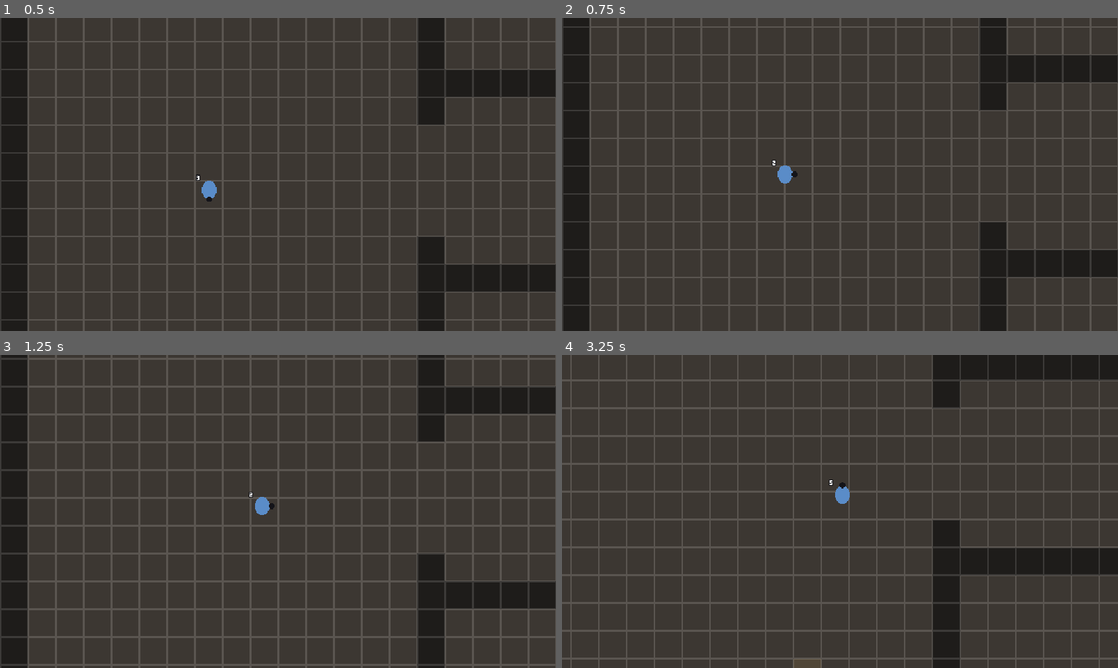
Above: before the commit, frames 1-4 (two rows, left to right).
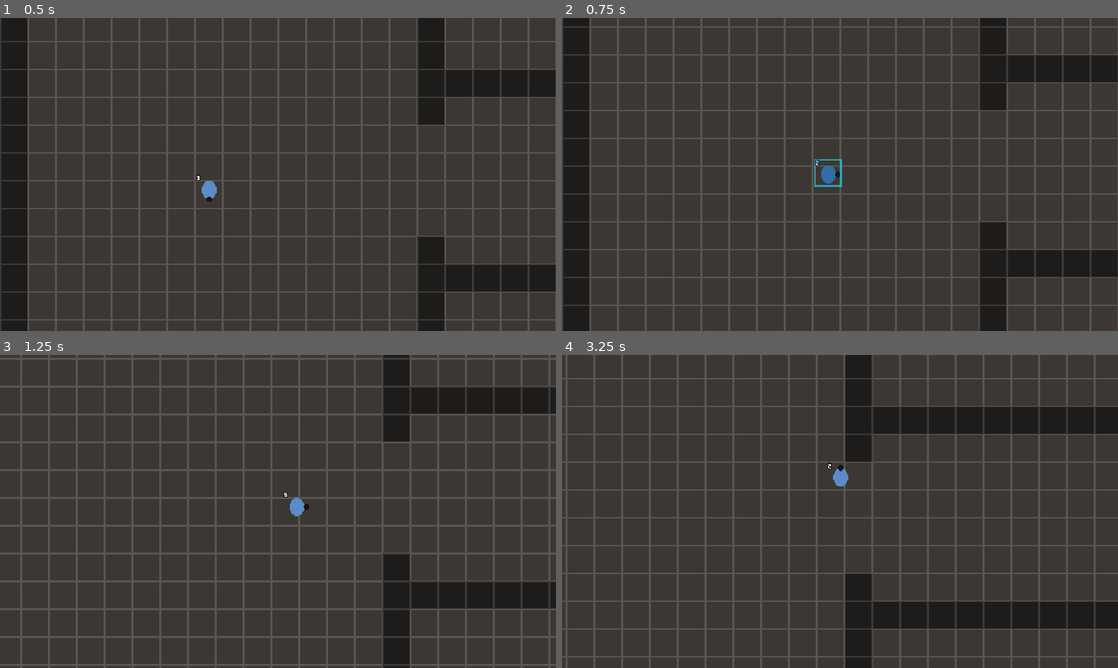
Above: after the commit, the same moments.

Repository: YasserOudabashi/mirwada
Game: Godot game, scene res://scenes/main.tscn
Two runs of this game, one before a commit and one after it. Both use one fixed random seed, a clock stepped at 60 frames per second and the inputs below.
Inputs:
- Up to frame 1 (0.5 s): no input
- Up to frame 2 (0.75 s): tap Enter at 0.5 s; hold D (move_right) from 0.53 s (still down); tap Space (schivata, bound only after the commit) at 0.6 s
- Up to frame 3 (1.25 s): keep holding D (move_right)
- Up to frame 4 (3.25 s): release D (move_right) at 1.28 s; hold S (move_down) 1.28-2.03 s; tap J (attacco) at 1.35 s; tap Space (schivata, bound only after the commit) at 1.55, 2.1, 2.85 s; hold D (move_right) 2.03-2.78 s; hold W (move_up) from 2.78 s (still down)

Frame 1 is identical in both runs. In frame 2, 0.4% of the frame differs, in the area x 37-51%, y 45-54%; in frame 3, 23%; in frame 4, 35%, in the area x 0-100%, y 0-100%.

Commit message:
US-009: schivata con frame di invulnerabilita'
animation_machine.gd: segnale finestra_cambiata (iframe / parata_perfetta).
player.gd: start_dash() condiviso con la primitiva dash; i-frame guidati da
iframe_da/a di animations.json via il segnale, indicatore visivo a tinta
ciano, cooldown anti-spam. balance.json: distanza/durata/cooldown.
hitbox.gd: settori >=180 gradi come CircleShape2D.

Verificato a schermo: dash ~99px, i-frame bloccano una hitbox da 25 danni
mentre da fermo la stessa toglie 25 hp. 1 test nuovo (65), validator 0.

Co-Authored-By: Claude Fable 5 <noreply@anthropic.com>
Claude-Session: https://claude.ai/code/session_01KxVyvnLz6ur5ZUASCnhXn9

Diff:
--- a/data/balance.json
+++ b/data/balance.json
@@ -40,6 +40,12 @@
       "angolo": 100,
       "raggio": 22
     },
-    "hitstop_ms": 70
+    "hitstop_ms": 70,
+    "schivata": {
+      "_comment": "La finestra di invulnerabilita' NON e' qui: sono i frame iframe_da/iframe_a di animations.json personaggio.dash. Qui distanza, durata e cooldown.",
+      "distanza": 96,
+      "durata": 0.18,
+      "cooldown": 0.6
+    }
   }
 }
--- a/prd.json
+++ b/prd.json
@@ -152,8 +152,8 @@
       ],
       "priority": 10,
       "fase": 1,
-      "passes": false,
-      "notes": ""
+      "passes": true,
+      "notes": "animation_machine.gd: nuovo segnale finestra_cambiata(nome,attiva) per iframe_da/a e finestra_perfetta (simmetrico a fase_cambiata). player.gd start_dash(spec): entry point condiviso input 'schivata' (Spazio/Shift) + primitiva dash. Durante il dash velocity=distanza/durata, resto del movimento bypassato; _dash_cd cooldown anti-spam. finestra_cambiata('iframe') -> hurtbox.set_invulnerabile + tinta ciano dello sprite (indicatore visivo). balance.json combattimento.schivata: distanza/durata/cooldown; la finestra i-frame resta in animations.json dash (frame 0..2). hitbox.gd: settore >=180 gradi -> CircleShape2D (il ConvexPolygonShape2D concavo veniva rifiutato). VERIFICA A SCHERMO: dash ~99px, segnale iframe + tinta ciano, re-input ignorato, cooldown non pronto subito; una hitbox nemica da 25 toglie 25 hp da fermo e 0 hp attraversandola in dash. 1 test nuovo (65 totali), validator 0."
     },
     {
       "id": "US-010",
--- a/project.godot
+++ b/project.godot
@@ -67,6 +67,12 @@
 , Object(InputEventMouseButton,"resource_local_to_scene":false,"resource_name":"","device":0,"window_id":0,"alt_pressed …(243 unchanged characters)…
 ]
 }
+schivata={
+"deadzone": 0.5,
+"events": [Object(InputEventKey,"resource_local_to_scene":false,"resource_name":"","device":0,"window_id":0,"alt_pressed":false,"shift_pressed":false,"ctrl_pressed":false,"meta_pressed":false,"pressed":false,"keycode":0,"physical_keycode":32,"key_label":0,"unicode":0,"location":0,"echo":false,"script":null)
+, Object(InputEventKey,"resource_local_to_scene":false,"resource_name":"","device":0,"window_id":0,"alt_pressed":false,"shift_pressed":false,"ctrl_pressed":false,"meta_pressed":false,"pressed":false,"keycode":0,"physical_keycode":4194325,"key_label":0,"unicode":0,"location":0,"echo":false,"script":null)
+]
+}
 
 [rendering]
 
--- a/scripts/animation_machine.gd
+++ b/scripts/animation_machine.gd
@@ -15,6 +15,9 @@
 signal evento_frame(nome: String)
 signal fase_cambiata(fase: String)
 signal animazione_finita(stato: String)
+## Emesso quando il frame corrente entra/esce dalla finestra iframe_da..a
+## (US-009) o da finestra_perfetta (US-010).
+signal finestra_cambiata(nome: String, attiva: bool)
 
 const AnimationSpec := preload("res://scripts/animation_spec.gd")
 const DIM := 32
@@ -24,6 +27,8 @@
 var _spec: RefCounted = null
 var _ultima_fase: String = ""
 var _ultimo_frame_visto: int = -1
+var _invuln_attiva: bool = false
+var _parata_attiva: bool = false
 
 
 ## Connette i segnali una volta sola. Chiamato da configura() e non da
@@ -117,6 +122,8 @@
 	_spec = spec
 	_ultima_fase = ""
 	_ultimo_frame_visto = -1
+	_invuln_attiva = false
+	_parata_attiva = false
 	animation = chiave
 	frame = 0
 	play()
@@ -148,6 +155,15 @@
 		_ultima_fase = fase
 		fase_cambiata.emit(fase)
 
+	var invuln: bool = _spec.is_invulnerable_at(f)
+	if invuln != _invuln_attiva:
+		_invuln_attiva = invuln
+		finestra_cambiata.emit("iframe", invuln)
+	var parata: bool = _spec.is_perfect_parry_at(f)
+	if parata != _parata_attiva:
+		_parata_attiva = parata
+		finestra_cambiata.emit("parata_perfetta", parata)
+
 
 func _game_data() -> Node:
 	var loop := Engine.get_main_loop()
--- a/scripts/hitbox.gd
+++ b/scripts/hitbox.gd
@@ -61,23 +61,35 @@
 
 
 func _costruisci(angolo: float, raggio: float) -> void:
-	var punti: PackedVector2Array = [Vector2.ZERO]
-	var passi: int = 10
-	var mezza: float = deg_to_rad(angolo) * 0.5
+	var passi: int = 12
+	var mezza: float = deg_to_rad(clampf(angolo, 1.0, 360.0)) * 0.5
+	var arco: PackedVector2Array = []
 	for i in passi + 1:
 		var t: float = -mezza + (2.0 * mezza) * (float(i) / float(passi))
-		punti.append(Vector2(cos(t), sin(t)) * raggio)
+		arco.append(Vector2(cos(t), sin(t)) * raggio)
 
 	if _forma == null:
 		_forma = CollisionShape2D.new()
 		add_child(_forma)
-	var poly := ConvexPolygonShape2D.new()
-	poly.points = punti
-	_forma.shape = poly
+	# Un settore fino a ~180 gradi e' convesso col vertice al centro; oltre
+	# non lo e' piu' -> cerchio pieno. Cosi' anche gli attacchi ad ampio
+	# raggio dei nemici hanno una forma valida.
+	if angolo >= 180.0:
+		var c := CircleShape2D.new()
+		c.radius = raggio
+		_forma.shape = c
+	else:
+		var poly := ConvexPolygonShape2D.new()
+		var punti: PackedVector2Array = [Vector2.ZERO]
+		punti.append_array(arco)
+		poly.points = punti
+		_forma.shape = poly
 
 	if _grafica == null:
 		_grafica = Polygon2D.new()
 		_grafica.color = Color(1.0, 0.96, 0.7, 0.55)
 		_grafica.z_index = 5
 		add_child(_grafica)
-	_grafica.polygon = punti
+	var vis: PackedVector2Array = [Vector2.ZERO]
+	vis.append_array(arco)
+	_grafica.polygon = vis
--- a/scripts/player.gd
+++ b/scripts/player.gd
@@ -28,17 +28,24 @@
 @onready var _stats: Node = $StatsComponent
 @onready var _anim: AnimatedSprite2D = $AnimationMachine
 @onready var _hitbox: Area2D = $Hitbox
+@onready var _hurtbox: Area2D = $Hurtbox
 
 var _dir_sguardo: String = "down"
 var _attaccando: bool = false
 var _in_hitstop: bool = false
 var _combat: Dictionary = {}
 
+var _dashing: bool = false
+var _dash_vel: Vector2 = Vector2.ZERO
+var _dash_left: float = 0.0
+var _dash_cd: float = 0.0
+
 
 func _ready() -> void:
 	_anim.call("configura", CATEGORIA_ANIM)
 	_anim.evento_frame.connect(_su_evento_anim)
 	_anim.animazione_finita.connect(_su_anim_finita)
+	_anim.finestra_cambiata.connect(_su_finestra_anim)
 	_hitbox.ha_colpito.connect(_su_colpo_inflitto)
 
 	var gd: Node = get_node_or_null("/root/GameData")
@@ -52,6 +59,20 @@
 
 
 func _physics_process(delta: float) -> void:
+	_dash_cd = maxf(_dash_cd - delta, 0.0)
+
+	if _dashing:
+		_dash_left -= delta
+		velocity = _dash_vel
+		move_and_slide()
+		if _dash_left <= 0.0:
+			_fine_dash()
+		return
+
+	if Input.is_action_just_pressed("schivata") and not _attaccando and _dash_cd <= 0.0:
+		start_dash({})
+		return
+
 	if Input.is_action_just_pressed("attacco") and not _attaccando:
 		_inizia_attacco()
 
@@ -78,6 +99,43 @@
 
 func sta_attaccando() -> bool:
 	return _attaccando
+
+
+func sta_schivando() -> bool:
+	return _dashing
+
+
+func schivata_pronta() -> bool:
+	return _dash_cd <= 0.0
+
+
+## Entry point della schivata: lo usano sia l'input "schivata" sia la
+## primitiva "dash" di ability_engine (che cerca start_dash sul caster).
+func start_dash(spec: Dictionary) -> void:
+	if _dashing:
+		return
+	var b: Dictionary = _combat.get("schivata", {})
+	var distanza: float = float(spec.get("distanza", b.get("distanza", 96.0)))
+	var durata: float = maxf(float(spec.get("durata", b.get("durata", 0.18))), 0.01)
+	_dash_cd = float(spec.get("cooldown", b.get("cooldown", 0.6)))
+
+	var dir: Vector2 = Input.get_vector("move_left", "move_right", "move_up", "move_down")
+	if dir == Vector2.ZERO:
+		dir = get_facing()
+	dir = dir.normalized()
+	_aggiorna_sguardo(dir)
+
+	_dashing = true
+	_dash_left = durata
+	_dash_vel = dir * (distanza / durata)
+	_anim.call("riproduci", "dash", _dir_sguardo)
+
+
+func _fine_dash() -> void:
+	_dashing = false
+	velocity = _dash_vel * 0.2  # un filo di scivolata all'uscita
+	_hurtbox.call("set_invulnerabile", false)
+	_anim.modulate = Color.WHITE
 
 
 func _inizia_attacco() -> void:
@@ -104,6 +162,14 @@
 		_hitbox.call("disattiva")
 
 
+## Finestre guidate dai frame di animations.json. "iframe": invulnerabilita'
+## del dash (US-009); l'indicatore visivo e' la tinta ciano dello sprite.
+func _su_finestra_anim(nome: String, attiva: bool) -> void:
+	if nome == "iframe":
+		_hurtbox.call("set_invulnerabile", attiva)
+		_anim.modulate = Color(0.55, 0.9, 1.0, 0.75) if attiva else Color.WHITE
+
+
 func _su_colpo_inflitto(_bersaglio: Node, _danno: float) -> void:
 	_hitstop()
 
@@ -129,7 +195,7 @@
 
 
 func _aggiorna_animazione() -> void:
-	if _attaccando:
+	if _attaccando or _dashing:
 		return
 	var stato: String = "walk" if velocity.length() > SOGLIA_MOTO else "idle"
 	_anim.call("riproduci", stato, _dir_sguardo)
--- a/tests/test_animation_machine.gd
+++ b/tests/test_animation_machine.gd
@@ -66,6 +66,22 @@
 	m.free()
 
 
+func test_finestra_iframe_del_dash_segnalata() -> void:
+	var m: AnimatedSprite2D = _nuova()
+	Engine.get_main_loop().root.add_child(m)
+	var eventi: Array = []
+	m.finestra_cambiata.connect(func(nome: String, attiva: bool) -> void:
+		eventi.append([nome, attiva]))
+
+	m.call("riproduci", "dash", "left")  # animations.json: iframe 0..2
+	# frame 0 e' gia' dentro la finestra -> primo evento (iframe, true)
+	m.frame = 3  # fuori -> (iframe, false)
+
+	assert_true(eventi.has(["iframe", true]), "iframe apre entrando nel dash")
+	assert_true(eventi.has(["iframe", false]), "iframe chiude uscendo dalla finestra")
+	m.free()
+
+
 func test_spec_corrente_espone_le_finestre() -> void:
 	var m: AnimatedSprite2D = _nuova()
 	Engine.get_main_loop().root.add_child(m)
Not shown, changed: progress.txt
